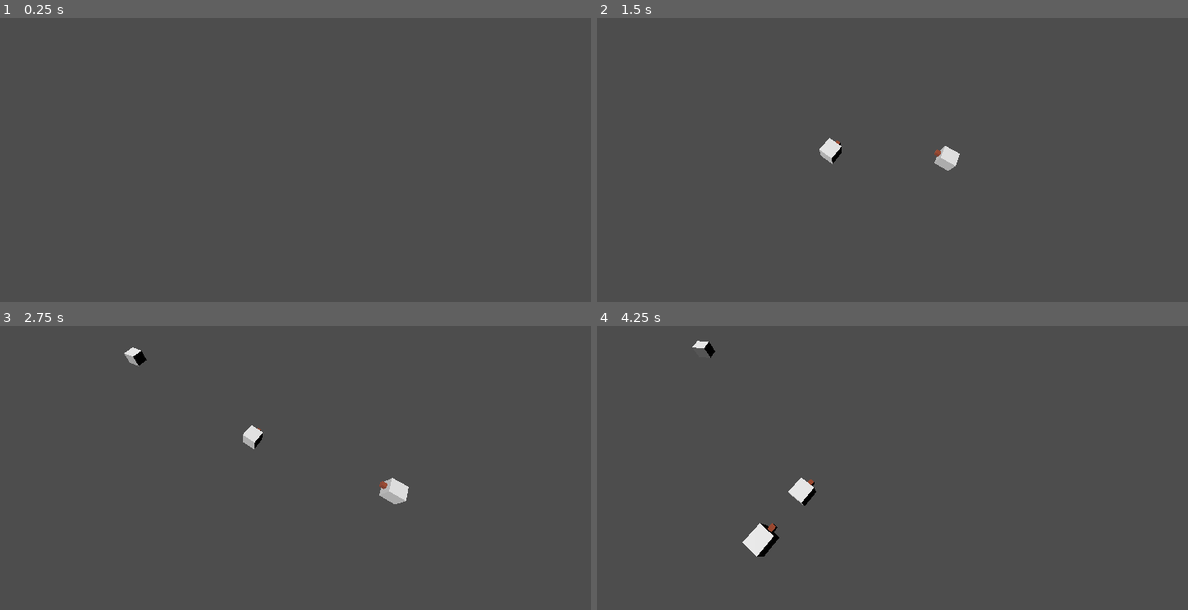
Above: before the commit, frames 1-4 (two rows, left to right).
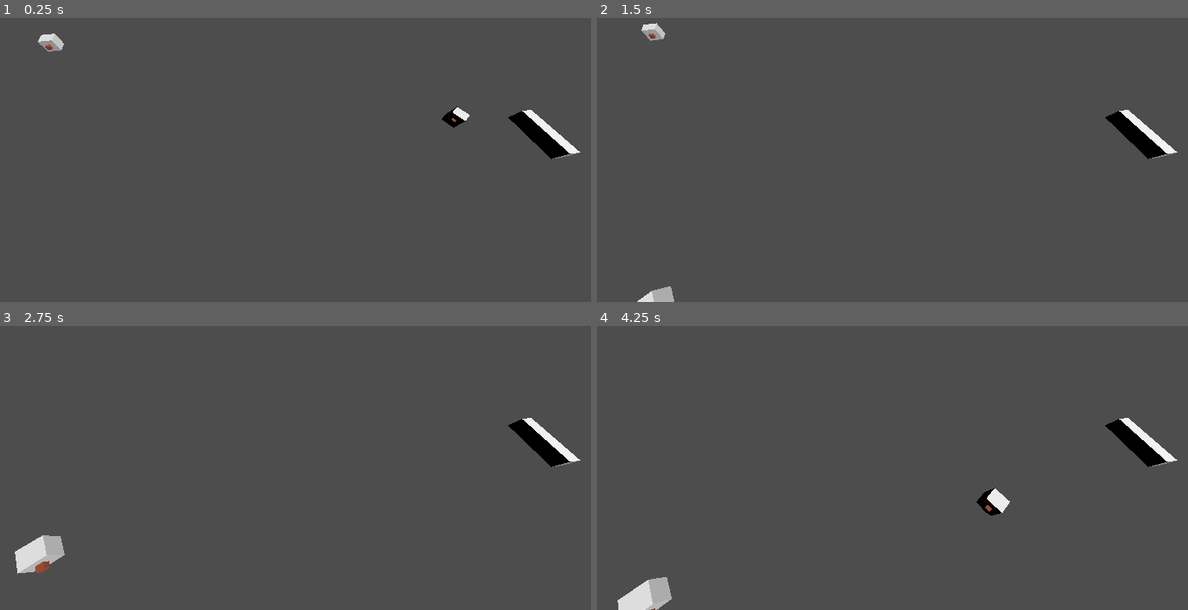
Above: after the commit, the same moments.

Repository: mulboor/kruispuntsimulatie
Game: Godot game, scene res://scenes/spaces/main.tscn
Two runs of this game, one before a commit and one after it. Both use one fixed random seed, a clock stepped at 60 frames per second and the inputs below.
Inputs:
- Up to frame 1 (0.25 s): no input
- Up to frame 2 (1.5 s): no input
- Up to frame 3 (2.75 s): no input
- Up to frame 4 (4.25 s): no input

The runs differ from the first frame. In frame 1, 1.3% of the frame differs, in the area x 6-99%, y 5-50%; in frame 2, 1.7%; in frame 3, 2.3%; in frame 4, 2.8%, in the area x 3-99%, y 5-100%.

Commit message:
traffic_flow.gd update
HET WERKT!!!!!!!

Diff:
--- a/scenes/spaces/main.tscn
+++ b/scenes/spaces/main.tscn
@@ -50,8 +50,12 @@
 [node name="CollisionShape3D" type="CollisionShape3D" parent="Enviroment/Ground"]
 shape = SubResource("BoxShape3D_ohesk")
 
-[node name="Spawners" type="Node" parent="."]
+[node name="Spawners" type="Node" parent="." node_paths=PackedStringArray("car_spawners")]
 script = ExtResource("1_whyfp")
+car_spawners = [NodePath("Spawner A"), NodePath("Spawner B")]
+total_upm = 60.0
+car_percentage = 100.0
+car_percentage_per_spawner = Array[float]([30.0, 70.0])
 
 [node name="Spawner A" type="Node3D" parent="Spawners" node_paths=PackedStringArray("general_user_stats", "path")]
 transform = Transform3D(1, 0, 0, 0, 1, 0, 0, 0, 1, -17.6503, 0, 0)
@@ -91,7 +95,7 @@
 stopping_distance_deviation = 5.0
 
 [node name="Camera3D" type="Camera3D" parent="."]
-transform = Transform3D(0.559932, 0.663069, -0.496806, 0.07578, 0.556119, 0.827641, 0.825066, -0.501071, 0.261142, 2.35431, 11.8159, 3.64234)
+transform = Transform3D(-0.783938, -0.479706, 0.394109, 0.07578, 0.556119, 0.827641, -0.616195, 0.678686, -0.399612, 2.35431, 11.8159, 3.64234)
 fov = 90.0
 
 [node name="DirectionalLight3D" type="DirectionalLight3D" parent="."]
--- a/scripts/traffic_flow.gd
+++ b/scripts/traffic_flow.gd
@@ -50,8 +50,10 @@
 func get_delays(percentages: Array[float], upm: float) -> Array[float]:
 	var delays: Array[float]
 	for percentage in percentages:
+		var specif_upm: float
+		specif_upm = get_percentage_of(upm, percentage)
 		var delay: float
-		delay = get_percentage_of(upm, percentage)
+		delay = 60 / specif_upm
 		delays.append(delay)
 	return delays
 
